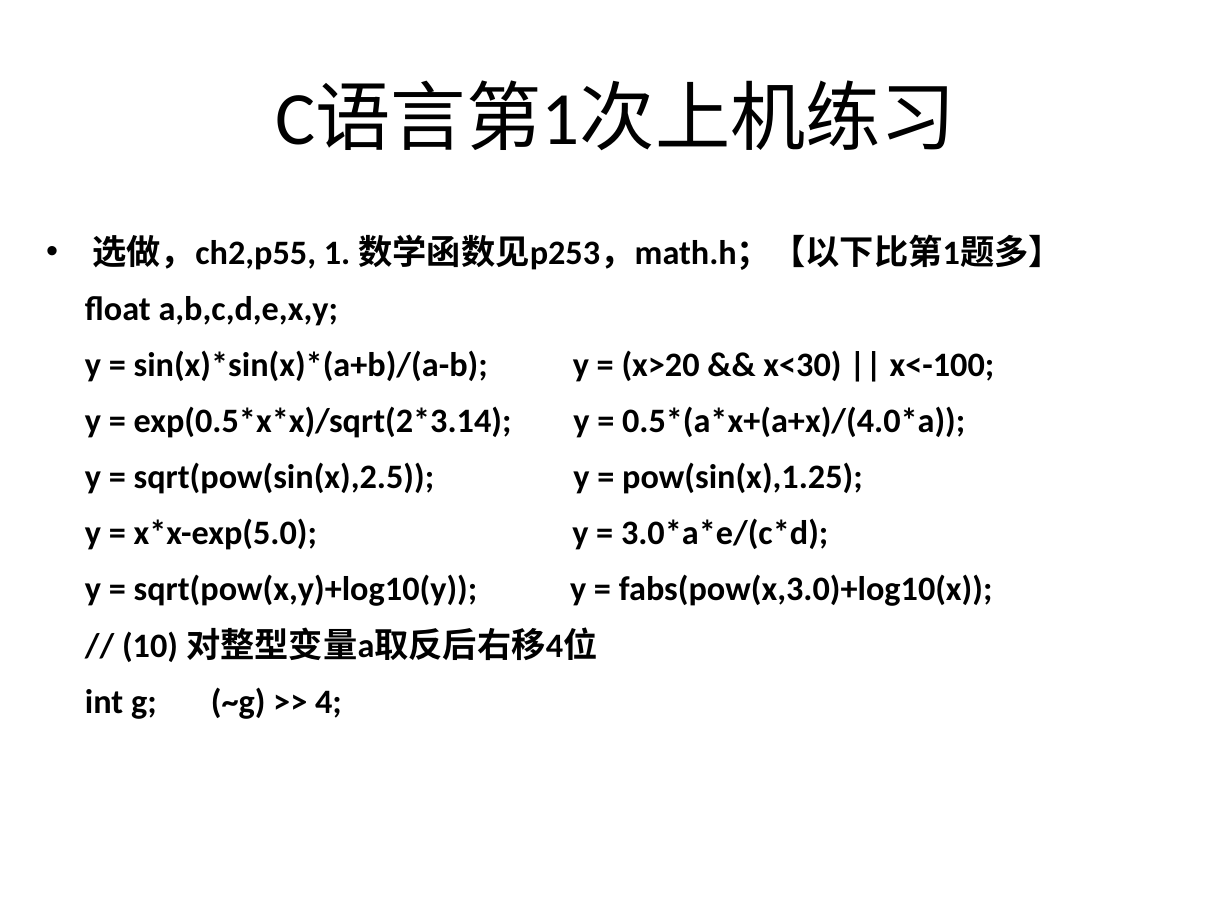
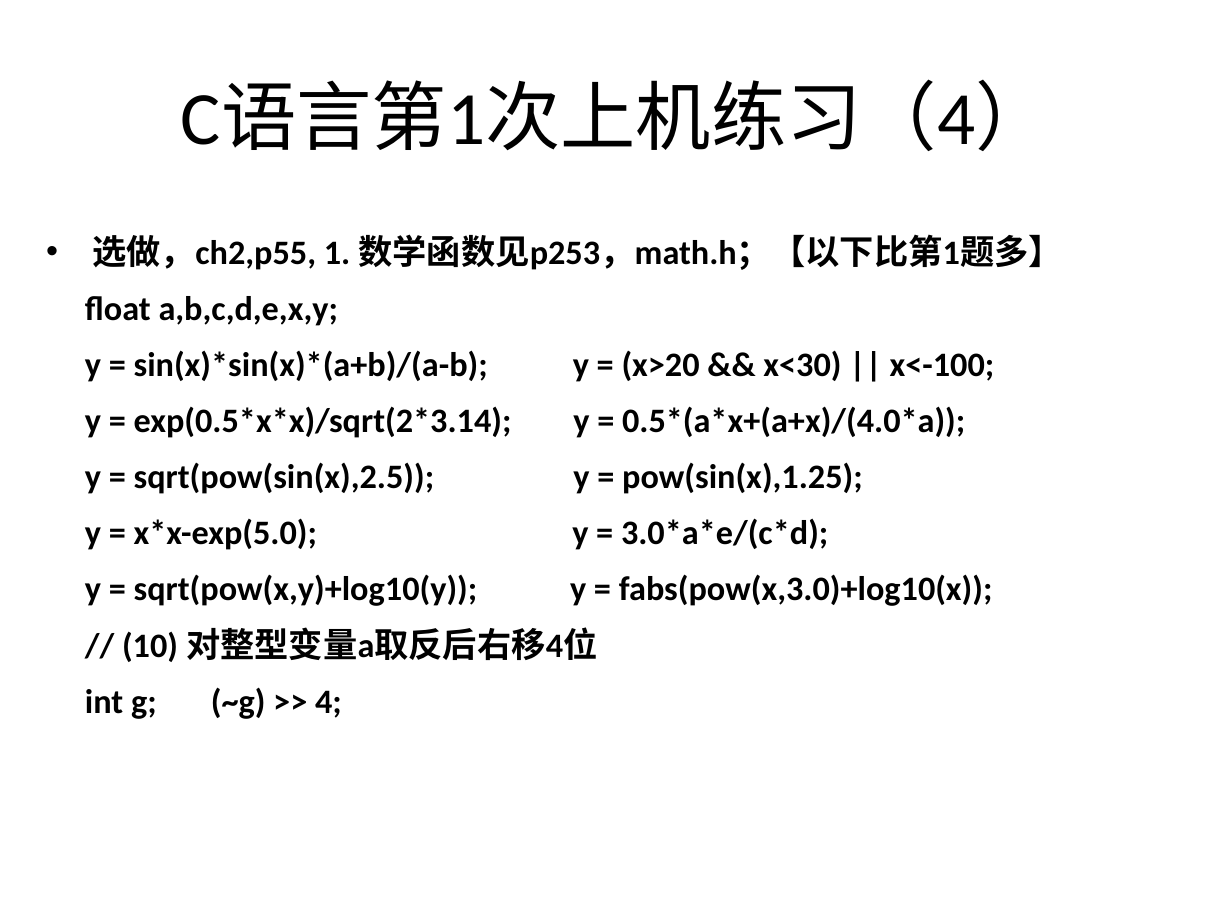
Before and after one commit to jtrfid/C-Repositories, a slide deck: slide 13 of 2016/上机安排.pptx. Drawn at 1232x924 pixels with LibreOffice and Linux fonts; fonts in the diff are those of the drawing. Boxes give left, top, right and bottom in pixels: in the first picture for what was removed or moved away, otherwise in the second. Text is boxed around its words. In the diff, an @@ line names an element or a change of style, - is before the commit and + after.

Commit message:
修订进度，上机安排

```diff
--- a/2016/上机安排.pptx
+++ b/2016/上机安排.pptx
@@ title at bbox=[181, 81, 1051, 151]: text changed @@
-C语言第1次上机练习
+C语言第1次上机练习（4）
```
Also in this commit, not shown: 4 other slides changed, 2 slides added, 1 other file.
